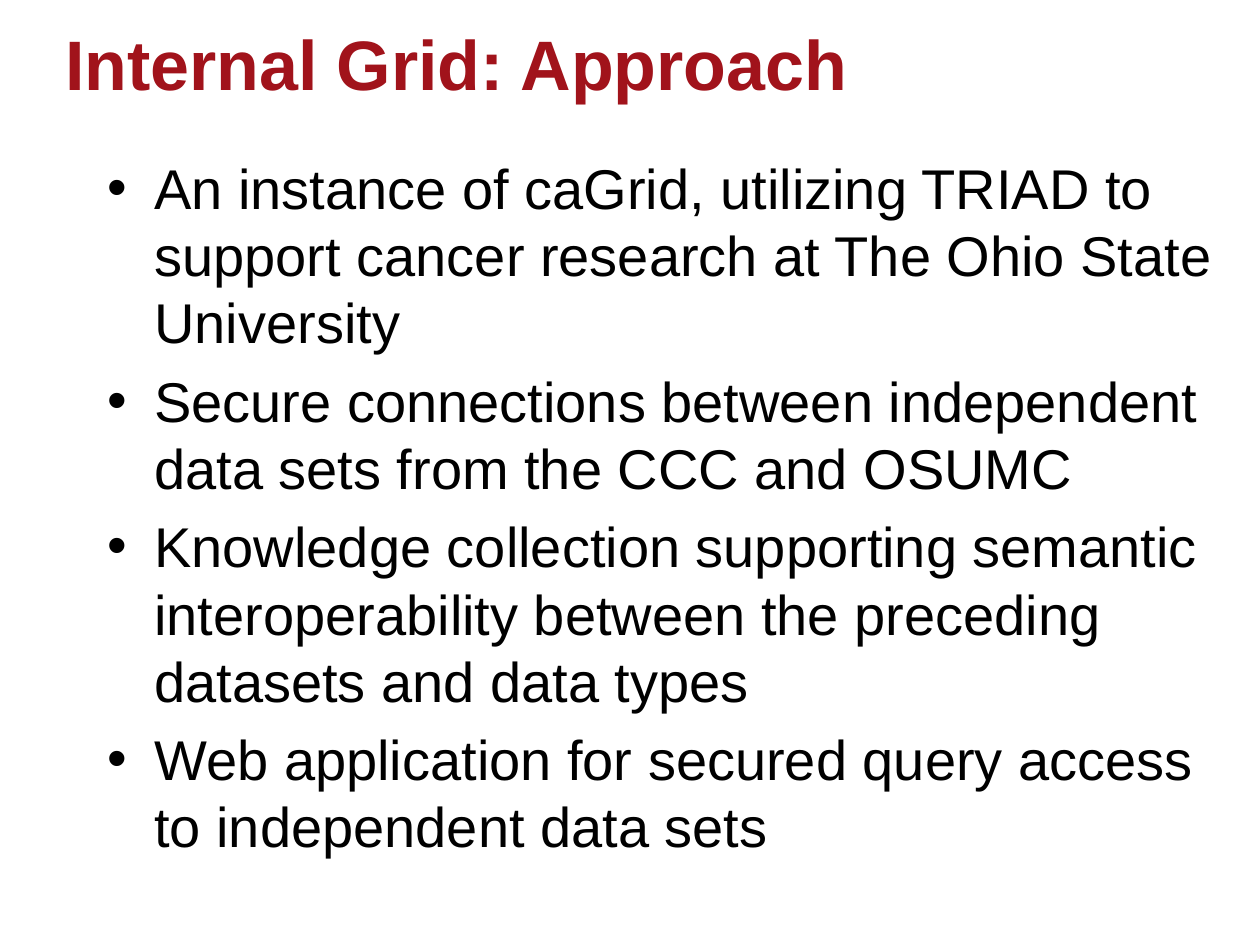
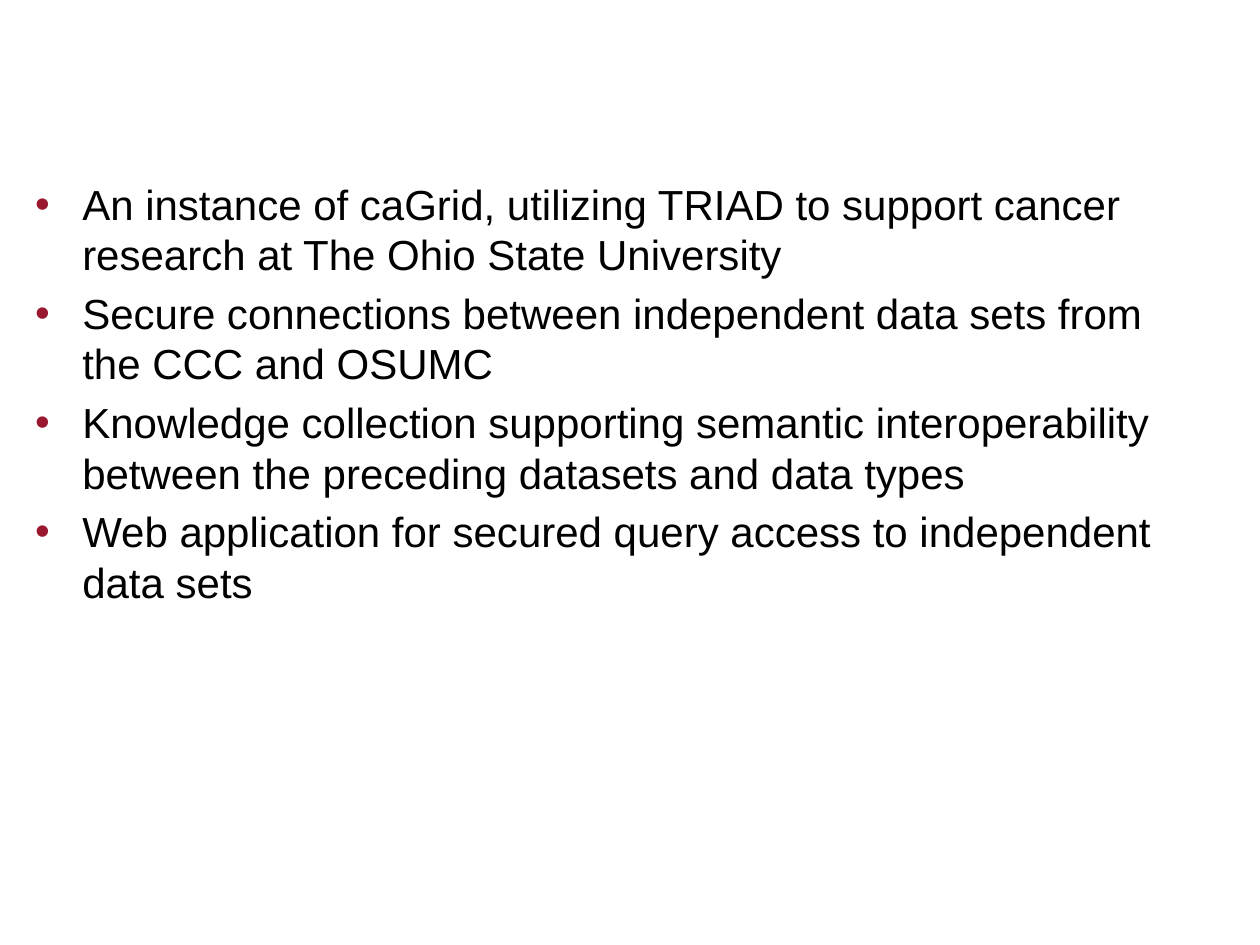
Before and after one commit to NCIP/cagrid-docs, a slide deck: slide 10 of general/presentations/200910_VCDE_ARCH/Adopting-Adapting-caGrid.pptx (slide 11 before the commit). Drawn at 1260x945 pixels with LibreOffice and Linux fonts; fonts in the diff are those of the drawing; background and template pictures are left out. Boxes give left, top, right and bottom in pixels: in the first picture for what was removed or moved away, otherwise in the second. Text is boxed around its words. In the diff, an @@ line names an element or a change of style, - is before the commit and + after.

```diff
--- a/general/presentations/200910_VCDE_ARCH/Adopting-Adapting-caGrid.pptx
+++ b/general/presentations/200910_VCDE_ARCH/Adopting-Adapting-caGrid.pptx
@@ title added at (302,10,1250,115), 36 pt, text #FFFFFF, bold @@
+OSU Informatics: Approach
@@ title removed at (65,39,847,104) @@
-Internal Grid: Approach
@@ text "An instance of caGrid, utilizing ...": place and size @@
-text "An instance of caGrid, utilizing ..." at (154,168,1212,858)
+text "An instance of caGrid, utilizing ..." at (82,189,1150,599)
@@ text "An instance of caGrid, utilizing ..." at (82,189,1150,599): size 32 to 24 pt; less space between paragraphs @@
```
Also in this commit, not shown: 21 other slides changed, 5 slides added, 10 slides removed.
